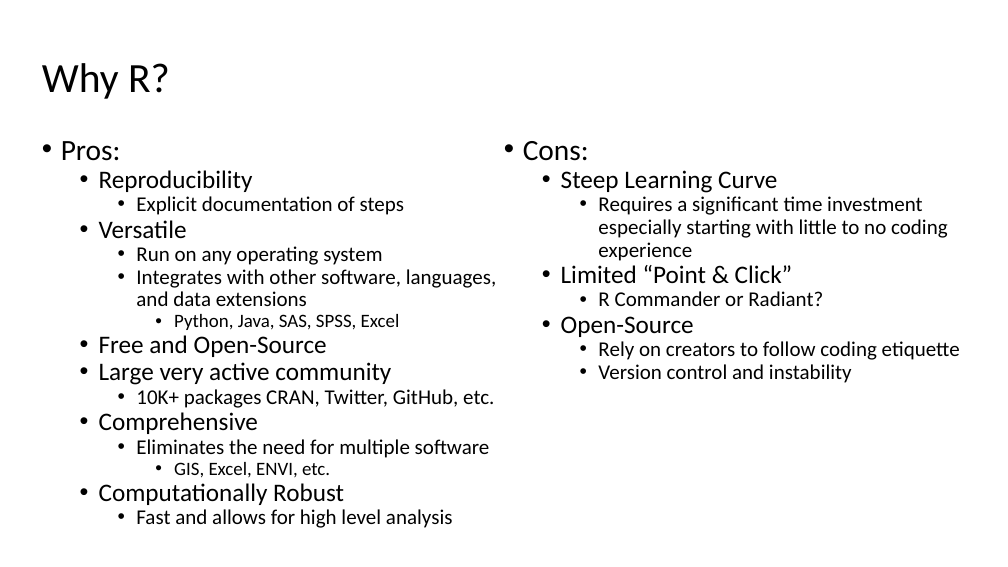
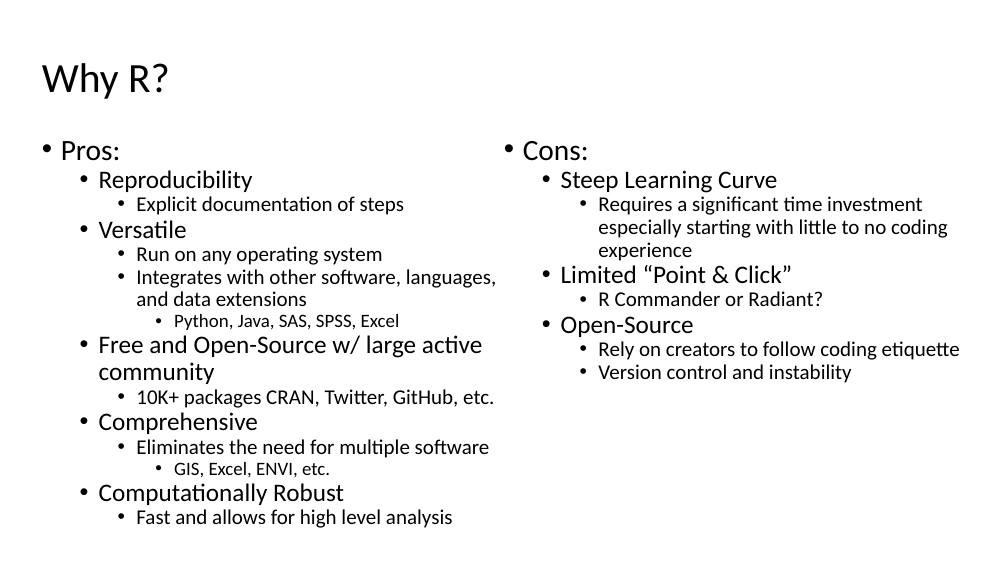
Before and after one commit to RAJohansen/UCL_Workshops, a slide deck: slide 7 of Intro_to_R/Introduction to R.pptx (slide 6 before the commit). Drawn at 1008x567 pixels with LibreOffice and Linux fonts; fonts in the diff are those of the drawing. Boxes give left, top, right and bottom in pixels: in the first picture for what was removed or moved away, otherwise in the second. Text is boxed around its words. In the diff, an @@ line names an element or a change of style, - is before the commit and + after.

```diff
--- a/Intro_to_R/Introduction to R.pptx
+++ b/Intro_to_R/Introduction to R.pptx
@@ text at <box>99,335,482,384</box>: text changed @@
-  • Free and Open-Source
-  • Large very active community
+  • Free and Open-Source w/ large active community
```
Also in this commit, not shown: 8 other slides changed, 2 slides added.
